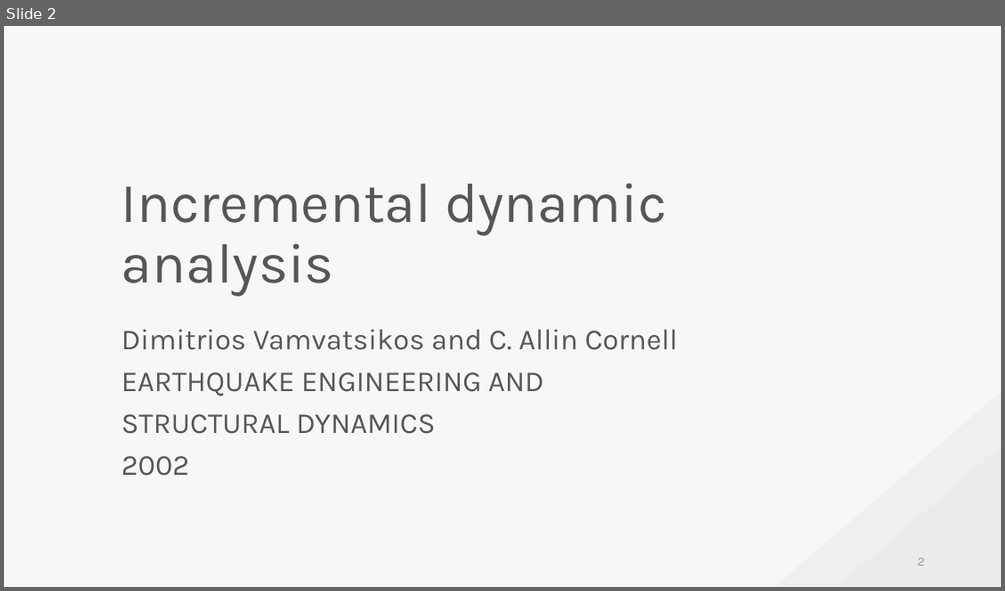
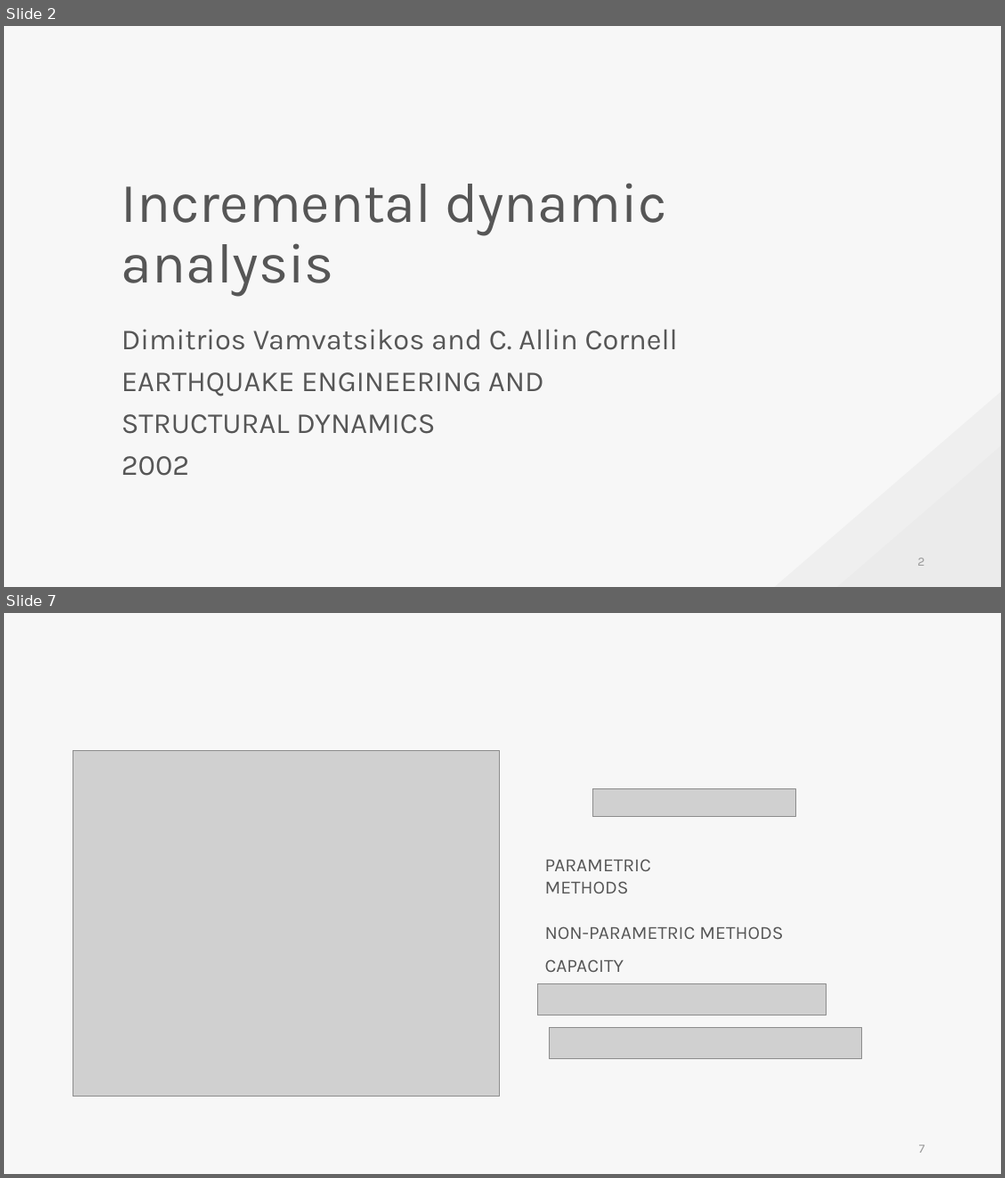
Before and after one commit to skyran1278/VbaProject, a slide deck: 20180126_SmartSplice/20180901_Meeting/Incremental dynamic analysis.pptx. Shown one above the other, each under a label of ours: slide 2 before the commit, slides 2 and 7 after it; the slides between them are not shown. The pictures are 1005x591 and 1005x1178 pixels, drawn with LibreOffice and Linux fonts; fonts in the diff are those of the drawing; grey boxes stand for pictures. Boxes give left, top, right and bottom in pixels: in the first picture for what was removed or moved away, otherwise in the second. Text is boxed around its words. In the diff, an @@ line names an element or a change of style, - is before the commit and + after.

```diff
--- a/20180126_SmartSplice/20180901_Meeting/Incremental dynamic analysis.pptx
+++ b/20180126_SmartSplice/20180901_Meeting/Incremental dynamic analysis.pptx
@@ slide 7 added at [4,613,1001,1174], background #F7F7F7 @@
@@ picture added at [73,751,500,1096] @@
@@ picture added at [592,789,796,817] @@
@@ text added at [545,859,651,893], 18 pt, text #565656 @@
+PARAMETRIC METHODS
@@ text added at [545,926,783,939], 18 pt, text #565656 @@
+NON-PARAMETRIC METHODS
@@ text added at [545,959,624,972], 18 pt, text #565656 @@
+CAPACITY
@@ picture added at [537,984,825,1015] @@
@@ picture added at [550,1027,863,1059] @@
@@ page number added at [919,1144,925,1152], 12 pt, text #9A9A9A @@
+7
```
Also in this commit, not shown: 6 slides changed, 1 other slide added, 3 slides removed, 1 other file.
